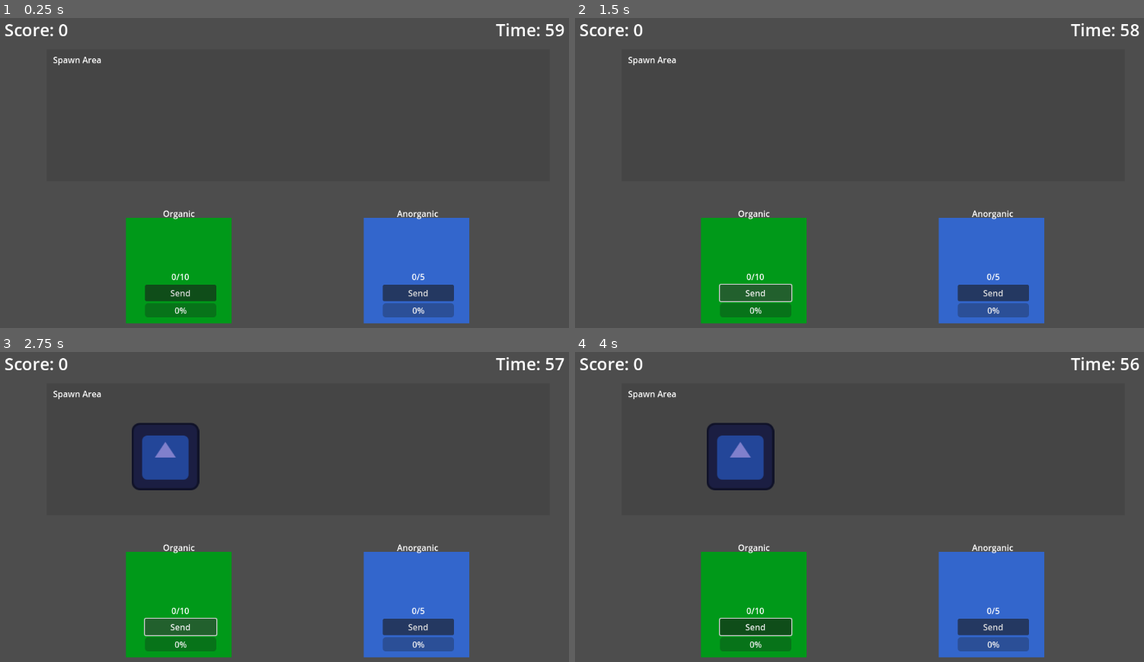
Above: before the commit, frames 1-4 (two rows, left to right).
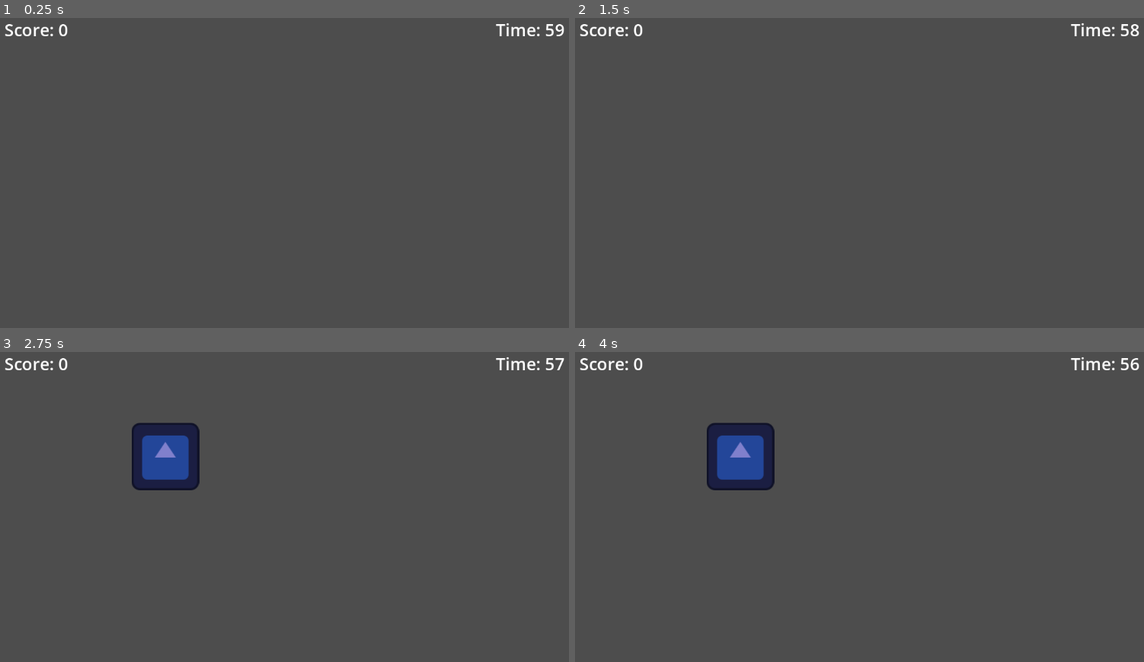
Above: after the commit, the same moments.

Repository: galih9/godot-trash
Game: Godot game, scene res://main.tscn
Same seed, same stepped clock (60 frames per second), same inputs: the game is played once before the commit and once after it. The engine's default icon, where the game draws it, is replaced by a stand-in: a white triangle on a blue panel in a dark square.
Inputs (mouse positions are in pixels of both pictures, inside the frame that each line leads up to):
- Up to frame 1 (0.25 s): no input
- Up to frame 2 (1.5 s): click (757, 293) at 0.5 s, where only the run before the commit has a clickable "Send"; click (757, 293) at 1.25 s, where only the run before the commit has a clickable "Send"
- Up to frame 3 (2.75 s): click (182, 627) at 2 s, where only the run before the commit has a clickable "Send"
- Up to frame 4 (4 s): tap Enter at 2.75 s; move the mouse to (751, 603) at 2.77 s; click (751, 603) at 2.92 s; tap Space at 3.5 s; move the mouse to (990, 603) at 3.52 s; click (990, 603) at 3.67 s

The runs differ from the first frame. In frame 1, 13% of the frame differs, in the area x 9-83%, y 12-99%; in frame 2, 13%; in frame 3, 13%; in frame 4, 13%.

Commit message:
feat: Add new shop upgrades for send time and bin capacity, implement bin capacity limits with item respawn, and refactor shop UI.

Diff:
--- a/main.gd
+++ b/main.gd
@@ -15,6 +15,14 @@
 var organic_upgrade_cost = 100
 var inorganic_upgrade_cost = 100
 
+var organic_send_time_cost = 100
+var inorganic_send_time_cost = 100
+var organic_capacity_cost = 100
+var inorganic_capacity_cost = 100
+
+var max_bin_organic_capacity = 10
+var max_bin_anorganic_capacity = 5
+
 # Bin Capacity Logic
 var bin_organic_count = 0
 var bin_anorganic_count = 0
@@ -30,10 +38,15 @@
 @onready var time_label = $UI/TimeLabel
 @onready var game_over_panel = $UI/GameOverPanel
 @onready var shop_panel = $UI/ShopPanel
-@onready var shop_skip_button = $UI/ShopPanel/VBoxContainer/HBoxContainer4/Button
-@onready var shop_stack_button = $UI/ShopPanel/VBoxContainer/HBoxContainer/Button
-@onready var shop_organic_button = $UI/ShopPanel/VBoxContainer/HBoxContainer2/Button
-@onready var shop_inorganic_button = $UI/ShopPanel/VBoxContainer/HBoxContainer3/Button
+@onready var shop_skip_button = $"UI/ShopPanel/Shop Container/HBoxContainer4/Button"
+@onready var shop_stack_button = $"UI/ShopPanel/Shop Container/HBoxContainer/Button"
+@onready var shop_organic_button = $"UI/ShopPanel/Shop Container/HBoxContainer2/Button"
+@onready var shop_inorganic_button = $"UI/ShopPanel/Shop Container/HBoxContainer3/Button"
+@onready var shop_organic_time_button = $"UI/ShopPanel/Shop Container/HBoxContainer7/Button"
+@onready var shop_inorganic_time_button = $"UI/ShopPanel/Shop Container/HBoxContainer8/Button"
+@onready var shop_organic_capacity_button = $"UI/ShopPanel/Shop Container/HBoxContainer6/Button"
+@onready var shop_inorganic_capacity_button = $"UI/ShopPanel/Shop Container/HBoxContainer5/Button"
+@onready var shop_current_score_label = $"UI/ShopPanel/Shop Container/CurrentScore"
 @onready var final_score_label = $UI/GameOverPanel/FinalScoreLabel
 
 # Bin Nodes
@@ -62,6 +75,10 @@
 	shop_stack_button.pressed.connect(_on_buy_stack_upgrade_pressed)
 	shop_organic_button.pressed.connect(_on_buy_organic_upgrade_pressed)
 	shop_inorganic_button.pressed.connect(_on_buy_inorganic_upgrade_pressed)
+	shop_organic_time_button.pressed.connect(_on_buy_organic_time_upgrade_pressed)
+	shop_inorganic_time_button.pressed.connect(_on_buy_inorganic_time_upgrade_pressed)
+	shop_organic_capacity_button.pressed.connect(_on_buy_organic_capacity_upgrade_pressed)
+	shop_inorganic_capacity_button.pressed.connect(_on_buy_inorganic_capacity_upgrade_pressed)
 
 	organic_send_button.pressed.connect(_on_organic_send_pressed)
 	organic_timer.timeout.connect(_on_organic_timer_timeout)
@@ -184,8 +201,12 @@
 		# We are over a bin!
 		for item in held_items:
 			if is_instance_valid(item):
-				process_score(item, hovered_bin_type)
-				item.queue_free()
+				if process_score(item, hovered_bin_type):
+					item.queue_free()
+				else:
+					# Bin full, bounce/respawn
+					respawn_item(item)
+					item.SetCollision(true)
 	else:
 		# Return to spawn randomly
 		for item in held_items:
@@ -208,17 +229,26 @@
 
 	if correct:
 		if item.type == 0: # Organic
-			# score += 10 + organic_bonus
-			bin_organic_count += 1
+			if bin_organic_count < max_bin_organic_capacity:
+				bin_organic_count += 1
+				update_bin_ui()
+				return true
+			else:
+				return false # Full
 		else: # Inorganic
-			# score += 10 + inorganic_bonus
-			bin_anorganic_count += 1
-		update_bin_ui()
+			if bin_anorganic_count < max_bin_anorganic_capacity:
+				bin_anorganic_count += 1
+				update_bin_ui()
+				return true
+			else:
+				return false # Full
 	else:
 		score -= 5
 		update_ui()
+		return true # Wrong bin, item consumed but penalized
 
 	update_ui()
+	return true
 
 
 func game_over():
@@ -234,6 +264,8 @@
 	shop_panel.visible = true
 
 func update_shop_ui():
+	shop_current_score_label.text = "Current Coin: " + str(score)
+
 	shop_stack_button.disabled = score < stack_upgrade_cost
 	shop_stack_button.text = "Buy Stack +1 (" + str(stack_upgrade_cost) + " score)"
 
@@ -242,6 +274,18 @@
 
 	shop_inorganic_button.disabled = score < inorganic_upgrade_cost
 	shop_inorganic_button.text = "Buy Coin +5 (" + str(inorganic_upgrade_cost) + " score)"
+
+	shop_organic_time_button.disabled = score < organic_send_time_cost
+	shop_organic_time_button.text = "Send Time -1s (" + str(organic_send_time_cost) + " score)"
+
+	shop_inorganic_time_button.disabled = score < inorganic_send_time_cost
+	shop_inorganic_time_button.text = "Send Time -1s (" + str(inorganic_send_time_cost) + " score)"
+
+	shop_organic_capacity_button.disabled = score < organic_capacity_cost
+	shop_organic_capacity_button.text = "Bin Capacity +2 (" + str(organic_capacity_cost) + " score)"
+
+	shop_inorganic_capacity_button.disabled = score < inorganic_capacity_cost
+	shop_inorganic_capacity_button.text = "Bin Capacity +2 (" + str(inorganic_capacity_cost) + " score)"
 
 func _on_buy_stack_upgrade_pressed():
 	if score >= stack_upgrade_cost:
@@ -266,6 +310,42 @@
 
 		update_ui()
 		update_shop_ui()
+
+func _on_buy_organic_time_upgrade_pressed():
+	if score >= organic_send_time_cost:
+		score -= organic_send_time_cost
+		if organic_timer.wait_time > 1:
+			organic_timer.wait_time -= 1
+
+		update_ui()
+		update_shop_ui()
+
+func _on_buy_inorganic_time_upgrade_pressed():
+	if score >= inorganic_send_time_cost:
+		score -= inorganic_send_time_cost
+		if anorganic_timer.wait_time > 1:
+			anorganic_timer.wait_time -= 1
+
+		update_ui()
+		update_shop_ui()
+
+func _on_buy_organic_capacity_upgrade_pressed():
+	if score >= organic_capacity_cost:
+		score -= organic_capacity_cost
+		max_bin_organic_capacity += 2
+
+		update_ui()
+		update_shop_ui()
+		update_bin_ui()
+
+func _on_buy_inorganic_capacity_upgrade_pressed():
+	if score >= inorganic_capacity_cost:
+		score -= inorganic_capacity_cost
+		max_bin_anorganic_capacity += 2
+
+		update_ui()
+		update_shop_ui()
+		update_bin_ui()
 
 
 func _on_shop_skip_pressed():
@@ -294,8 +374,8 @@
 		hovered_bin_type = 0
 
 func update_bin_ui():
-	organic_indicator.text = str(bin_organic_count) + "/10"
-	anorganic_indicator.text = str(bin_anorganic_count) + "/5"
+	organic_indicator.text = str(bin_organic_count) + "/" + str(max_bin_organic_capacity)
+	anorganic_indicator.text = str(bin_anorganic_count) + "/" + str(max_bin_anorganic_capacity)
 
 func _on_organic_send_pressed():
 	if bin_organic_count > 0:
--- a/main.tscn
+++ b/main.tscn
@@ -83,7 +83,6 @@
 text = "Restart"
 
 [node name="ShopPanel" type="Panel" parent="UI"]
-visible = false
 anchors_preset = 15
 anchor_right = 1.0
 anchor_bottom = 1.0
@@ -100,7 +99,7 @@
 text = "Shop"
 horizontal_alignment = 1
 
-[node name="VBoxContainer" type="VBoxContainer" parent="UI/ShopPanel"]
+[node name="Shop Container" type="VBoxContainer" parent="UI/ShopPanel"]
 layout_mode = 1
 anchors_preset = 13
 anchor_left = 0.5
@@ -114,54 +113,111 @@
 grow_vertical = 2
 alignment = 1
 
-[node name="HBoxContainer" type="HBoxContainer" parent="UI/ShopPanel/VBoxContainer"]
-layout_mode = 2
-alignment = 1
-
-[node name="Label" type="Label" parent="UI/ShopPanel/VBoxContainer/HBoxContainer"]
+[node name="CurrentScore" type="Label" parent="UI/ShopPanel/Shop Container"]
+layout_mode = 2
+text = "Current Coin: 0"
+
+[node name="HBoxContainer" type="HBoxContainer" parent="UI/ShopPanel/Shop Container"]
+layout_mode = 2
+alignment = 1
+
+[node name="Label" type="Label" parent="UI/ShopPanel/Shop Container/HBoxContainer"]
 layout_mode = 2
 size_flags_horizontal = 3
 text = "Stack Size +1"
 
-[node name="Button" type="Button" parent="UI/ShopPanel/VBoxContainer/HBoxContainer"]
-layout_mode = 2
-text = "Buy (100 score)"
-
-[node name="HBoxContainer2" type="HBoxContainer" parent="UI/ShopPanel/VBoxContainer"]
-layout_mode = 2
-alignment = 1
-
-[node name="Label" type="Label" parent="UI/ShopPanel/VBoxContainer/HBoxContainer2"]
+[node name="Button" type="Button" parent="UI/ShopPanel/Shop Container/HBoxContainer"]
+layout_mode = 2
+text = "Buy (100 score)"
+
+[node name="HBoxContainer2" type="HBoxContainer" parent="UI/ShopPanel/Shop Container"]
+layout_mode = 2
+alignment = 1
+
+[node name="Label" type="Label" parent="UI/ShopPanel/Shop Container/HBoxContainer2"]
 layout_mode = 2
 size_flags_horizontal = 3
 text = "Coin Bonus +5 (Organic)"
 
-[node name="Button" type="Button" parent="UI/ShopPanel/VBoxContainer/HBoxContainer2"]
-layout_mode = 2
-text = "Buy (100 score)"
-
-[node name="HBoxContainer3" type="HBoxContainer" parent="UI/ShopPanel/VBoxContainer"]
-layout_mode = 2
-alignment = 1
-
-[node name="Label" type="Label" parent="UI/ShopPanel/VBoxContainer/HBoxContainer3"]
+[node name="Button" type="Button" parent="UI/ShopPanel/Shop Container/HBoxContainer2"]
+layout_mode = 2
+text = "Buy (100 score)"
+
+[node name="HBoxContainer3" type="HBoxContainer" parent="UI/ShopPanel/Shop Container"]
+layout_mode = 2
+alignment = 1
+
+[node name="Label" type="Label" parent="UI/ShopPanel/Shop Container/HBoxContainer3"]
 layout_mode = 2
 size_flags_horizontal = 3
 text = "Coin Bonus +5 (Recycle)"
 
-[node name="Button" type="Button" parent="UI/ShopPanel/VBoxContainer/HBoxContainer3"]
-layout_mode = 2
-text = "Buy (100 score)"
-
-[node name="HBoxContainer4" type="HBoxContainer" parent="UI/ShopPanel/VBoxContainer"]
-layout_mode = 2
-
-[node name="Button" type="Button" parent="UI/ShopPanel/VBoxContainer/HBoxContainer4"]
+[node name="Button" type="Button" parent="UI/ShopPanel/Shop Container/HBoxContainer3"]
+layout_mode = 2
+text = "Buy (100 score)"
+
+[node name="HBoxContainer7" type="HBoxContainer" parent="UI/ShopPanel/Shop Container"]
+layout_mode = 2
+alignment = 1
+
+[node name="Label" type="Label" parent="UI/ShopPanel/Shop Container/HBoxContainer7"]
+layout_mode = 2
+size_flags_horizontal = 3
+text = "Send Time -1s (Organic)"
+
+[node name="Button" type="Button" parent="UI/ShopPanel/Shop Container/HBoxContainer7"]
+layout_mode = 2
+text = "Buy (100 score)"
+
+[node name="HBoxContainer8" type="HBoxContainer" parent="UI/ShopPanel/Shop Container"]
+layout_mode = 2
+alignment = 1
+
+[node name="Label" type="Label" parent="UI/ShopPanel/Shop Container/HBoxContainer8"]
+layout_mode = 2
+size_flags_horizontal = 3
+text = "Send Time -1s (Recycle)"
+
+[node name="Button" type="Button" parent="UI/ShopPanel/Shop Container/HBoxContainer8"]
+layout_mode = 2
+text = "Buy (100 score)"
+
+[node name="HBoxContainer6" type="HBoxContainer" parent="UI/ShopPanel/Shop Container"]
+layout_mode = 2
+alignment = 1
+
+[node name="Label" type="Label" parent="UI/ShopPanel/Shop Container/HBoxContainer6"]
+layout_mode = 2
+size_flags_horizontal = 3
+text = "Bin Capacity +2 (Organic)"
+
+[node name="Button" type="Button" parent="UI/ShopPanel/Shop Container/HBoxContainer6"]
+layout_mode = 2
+text = "Buy (100 score)"
+
+[node name="HBoxContainer5" type="HBoxContainer" parent="UI/ShopPanel/Shop Container"]
+layout_mode = 2
+alignment = 1
+
+[node name="Label" type="Label" parent="UI/ShopPanel/Shop Container/HBoxContainer5"]
+layout_mode = 2
+size_flags_horizontal = 3
+text = "Bin Capacity +2 (Recycle)"
+
+[node name="Button" type="Button" parent="UI/ShopPanel/Shop Container/HBoxContainer5"]
+layout_mode = 2
+text = "Buy (100 score)"
+
+[node name="HBoxContainer4" type="HBoxContainer" parent="UI/ShopPanel/Shop Container"]
+layout_mode = 2
+
+[node name="Button" type="Button" parent="UI/ShopPanel/Shop Container/HBoxContainer4"]
 layout_mode = 2
 size_flags_horizontal = 3
 text = "Skip"
 
 [node name="SpawnArea" type="ColorRect" parent="."]
+visible = false
 offset_left = 100.0
 offset_top = 80.0
 offset_right = 1052.0
@@ -178,6 +234,7 @@
 text = "Spawn Area"
 
 [node name="BinOrganic" type="Area2D" parent="."]
+visible = false
 position = Vector2(350, 500)
 
 [node name="VBoxContainer" type="VBoxContainer" parent="BinOrganic"]
@@ -227,6 +284,7 @@
 text = "Organic"
 
 [node name="BinAnorganic" type="Area2D" parent="."]
+visible = false
 position = Vector2(800, 500)
 
 [node name="VBoxContainer" type="VBoxContainer" parent="BinAnorganic"]
